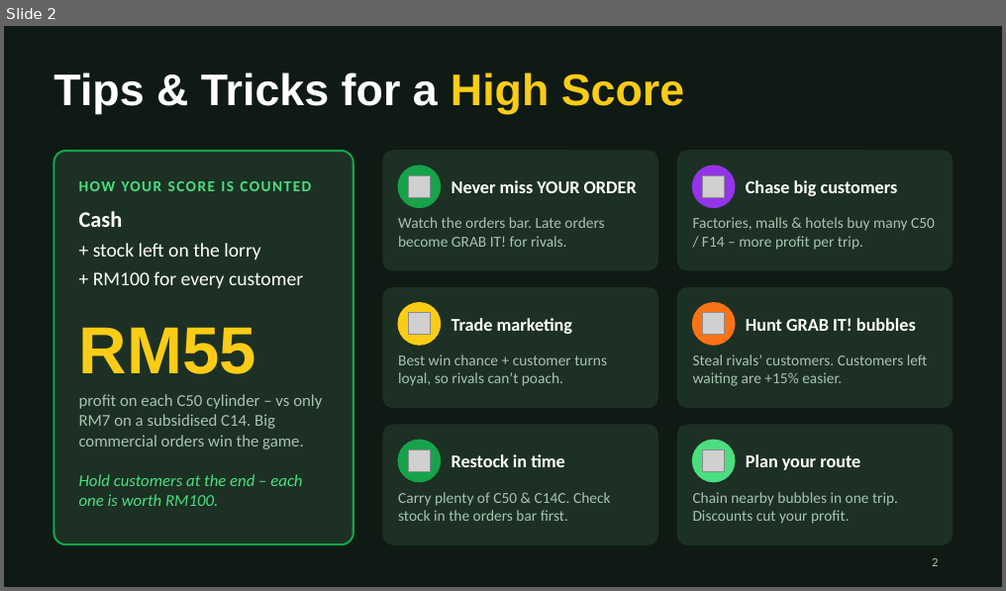
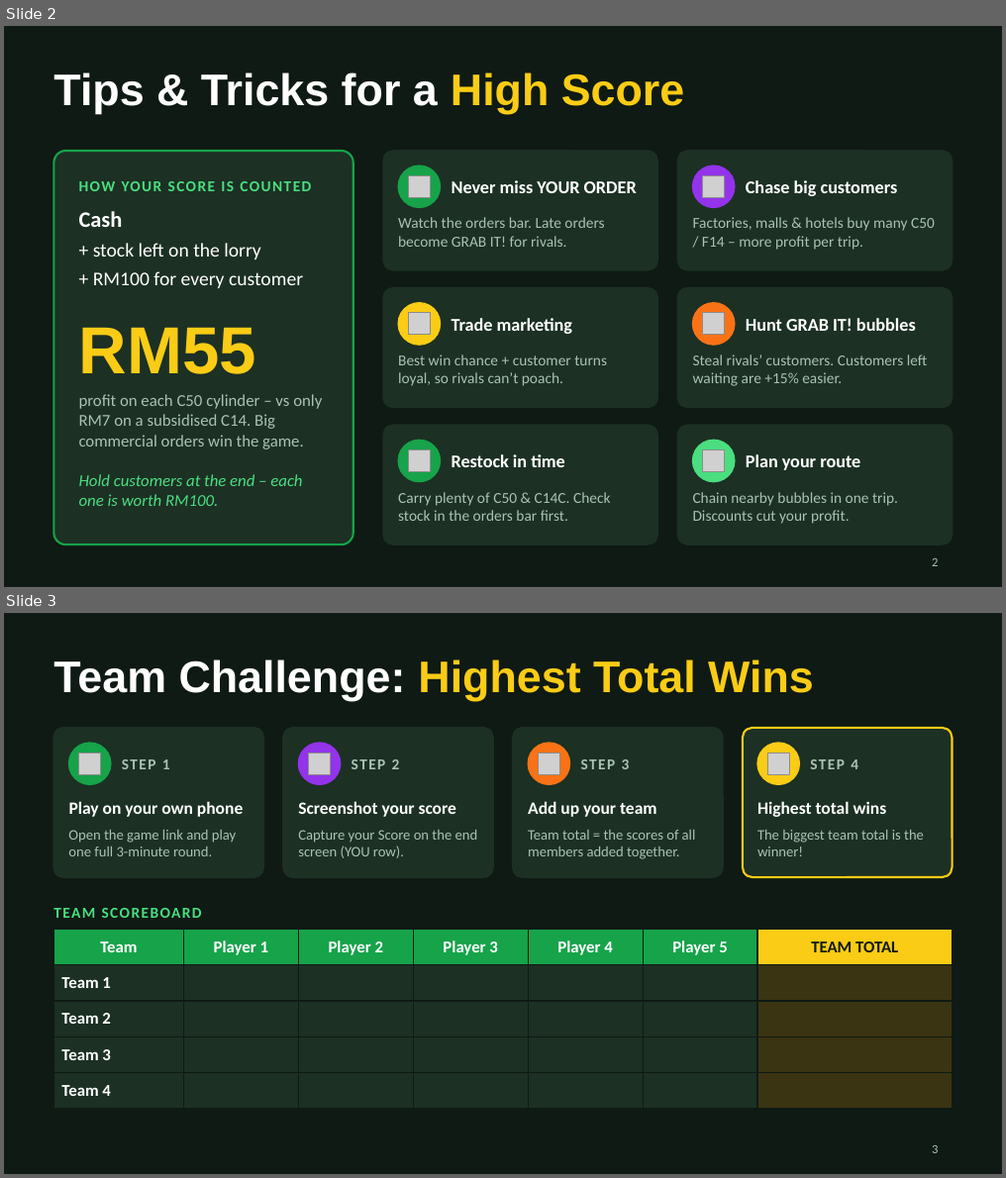
Before and after one commit to hzwnrli/malaysiainternship, a slide deck: slides/LPG_Lorry_Rush_How_to_Play.pptx. Shown one above the other, each under a label of ours: slide 2 before the commit, slides 2 and 3 after it. The pictures are 1006x591 and 1006x1178 pixels, drawn with LibreOffice and Linux fonts; fonts in the diff are those of the drawing; grey boxes stand for pictures. Boxes give left, top, right and bottom in pixels: in the first picture for what was removed or moved away, otherwise in the second. Text is boxed around its words. In the diff, an @@ line names an element or a change of style, - is before the commit and + after.

```diff
--- a/slides/LPG_Lorry_Rush_How_to_Play.pptx
+++ b/slides/LPG_Lorry_Rush_How_to_Play.pptx
@@ slide 3 added at <box>4,613,1002,1174</box>, background #0F1A14 @@
@@ title added at <box>54,660,814,701</box>, 32 pt, text #FACC15, bold @@
+Team Challenge: Highest Total Wins
@@ rounded rectangle added at <box>54,728,263,877</box>, fill #1C3024, outline #1C3024 1.5 pt @@
@@ rounded rectangle added at <box>283,728,493,877</box>, fill #1C3024, outline #1C3024 1.5 pt @@
@@ rounded rectangle added at <box>513,728,723,877</box>, fill #1C3024, outline #1C3024 1.5 pt @@
@@ rounded rectangle added at <box>743,728,952,877</box>, fill #1C3024, outline #FACC15 1.5 pt @@
@@ ellipse added at <box>69,743,111,784</box>, fill #16A34A, outline #16A34A 1 pt @@
@@ picture added at <box>79,753,101,774</box> @@
@@ text added at <box>122,760,170,769</box>, 11 pt, text #A9C2B2, bold @@
+STEP 1
@@ ellipse added at <box>298,743,341,784</box>, fill #9333EA, outline #9333EA 1 pt @@
@@ picture added at <box>308,753,331,774</box> @@
@@ text added at <box>351,760,400,769</box>, 11 pt, text #A9C2B2, bold @@
+STEP 2
@@ ellipse added at <box>528,743,570,784</box>, fill #F97316, outline #F97316 1 pt @@
@@ picture added at <box>538,753,559,774</box> @@
@@ text added at <box>581,760,630,769</box>, 11 pt, text #A9C2B2, bold @@
+STEP 3
@@ ellipse added at <box>757,743,799,784</box>, fill #FACC15, outline #FACC15 1 pt @@
@@ picture added at <box>767,753,789,774</box> @@
@@ text added at <box>810,760,858,769</box>, 11 pt, text #A9C2B2, bold @@
+STEP 4
@@ text added at <box>69,801,243,817</box>, 12.5 pt, text #FFFFFF, bold @@
+Play on your own phone
@@ text added at <box>298,801,456,817</box>, 12.5 pt, text #FFFFFF, bold @@
+Screenshot your score
@@ text added at <box>528,801,656,817</box>, 12.5 pt, text #FFFFFF, bold @@
+Add up your team
@@ text added at <box>757,801,887,817</box>, 12.5 pt, text #FFFFFF, bold @@
+Highest total wins
@@ text added at <box>68,830,236,857</box>, 10.5 pt, text #A9C2B2 @@
+Open the game link and play one full 3-minute round.
@@ text added at <box>298,830,478,859</box>, 10.5 pt, text #A9C2B2 @@
+Capture your Score on the end screen (YOU row).
@@ text added at <box>528,830,696,860</box>, 10.5 pt, text #A9C2B2 @@
+Team total = the scores of all members added together.
@@ text added at <box>757,830,924,857</box>, 10.5 pt, text #A9C2B2 @@
+The biggest team total is the winner!
@@ text added at <box>54,908,202,918</box>, 11 pt, text #4ADE80, bold @@
+TEAM SCOREBOARD
@@ table added at <box>54,930,952,1100</box>, 5 rows, 7 columns @@
+Team | Player 1 | Player 2 | Player 3 | Player 4 | Player 5 | TEAM TOTAL
+Team 1 |  |  |  |  |  | 
+Team 2 |  |  |  |  |  | 
+Team 3 |  |  |  |  |  | 
+Team 4 |  |  |  |  |  | 
@@ page number added at <box>932,1146,938,1154</box>, 9 pt, text #A9C2B2 @@
+3
```
